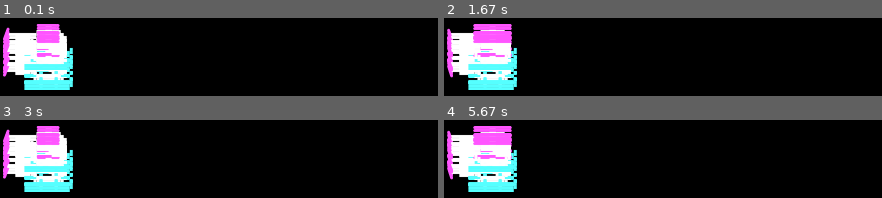
Above: before the commit, frames 1-4 (two rows, left to right).
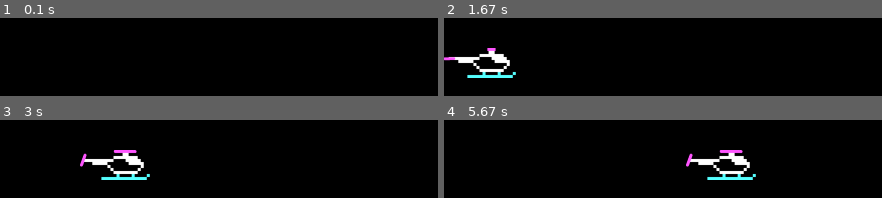
Above: after the commit, the same moments.

Repository: MrToxic-png/Paratrooper
Game: pygame game, started from main.py
Two runs of this game, one before a commit and one after it. Both use one fixed random seed, a clock stepped at 60 frames per second and the inputs below.
Inputs:
- Up to frame 1 (0.1 s): no input
- Up to frame 2 (1.67 s): no input
- Up to frame 3 (3 s): no input
- Up to frame 4 (5.67 s): no input

The runs differ from the first frame. In frame 1, 11% of the frame differs, in the area x 0-17%, y 7-93%; in frame 2, 10%; in frame 3, 13%; in frame 4, 13%, in the area x 0-72%, y 7-93%.

Commit message:
IT IS A FUCKING HELICOPTER

Diff:
--- a/Enemies.py
+++ b/Enemies.py
@@ -4,16 +4,16 @@
 import LoadImages
 
 class HelicopterLeft(pygame.sprite.Sprite):
-    first_image = LoadImages.load_image("helicopter_left_1.png")
-    second_image = LoadImages.load_image("helicopter_left_2.png")
-    third_image = LoadImages.load_image("helicopter_left_3.png")
+    first_image = pygame.image.load("Sprites/helicopter_left_1.png")
+    second_image = pygame.image.load("Sprites/helicopter_left_2.png")
+    third_image = pygame.image.load("Sprites/helicopter_left_3.png")
 
     def __init__(self, group):
         super().__init__(group)
         self.num_of_sprite = 0
         self.image = HelicopterLeft.first_image
         self.rect = self.image.get_rect()
-        self.rect.x = randrange(0, 1)
+        self.rect.x = -100
         self.rect.y = randrange(10, 50)
 
     def update(self, *args):
@@ -27,3 +27,4 @@
         else:
             self.image = self.third_image
         self.num_of_sprite += 1
+        self.rect.x += 3
--- a/MainWindow.py
+++ b/MainWindow.py
@@ -3,7 +3,7 @@
 from Enemies import HelicopterLeft
 
 size = width, height = 800, 600
-fps = 30
+fps = 20
 main_screen = pygame.display.set_mode((width, height))
 
 
@@ -21,8 +21,7 @@
 
         all_sprites = pygame.sprite.Group()
 
-        for _ in range(20):
-            HelicopterLeft(all_sprites)
+        HelicopterLeft(all_sprites)
 
         while running:
             main_screen.fill((0, 0, 0))
@@ -35,4 +34,6 @@
             clock.tick(fps)
             for i in all_sprites:
                 i.animation()
+                if i.rect.x > 900:
+                    i.rect.x = -100
         pygame.quit()
